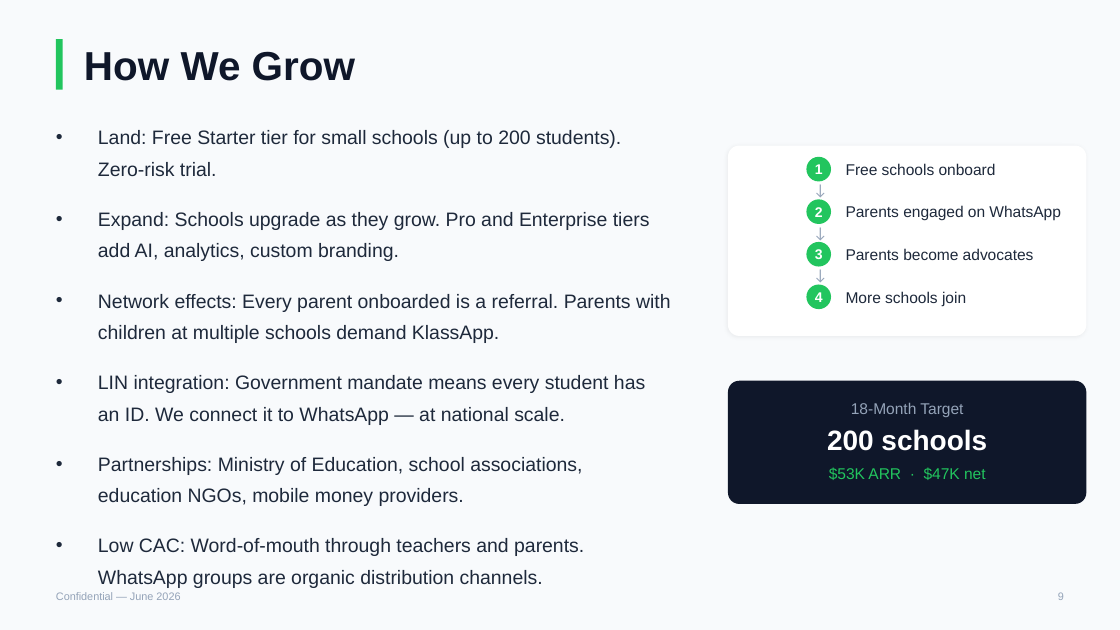
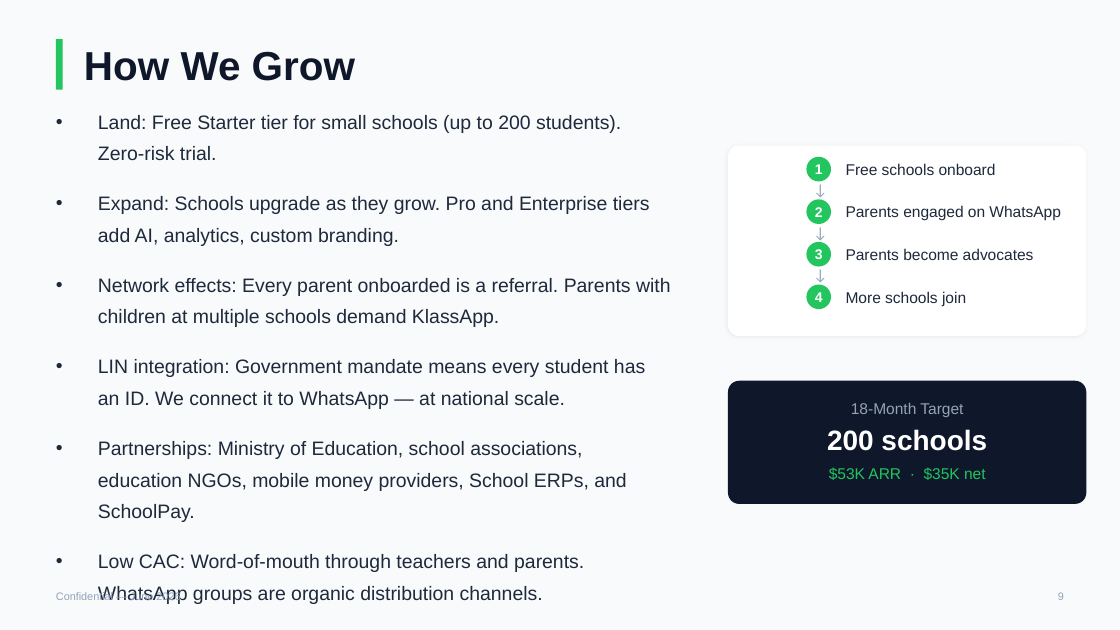
Before and after one commit to KlassApp-Foundation/KlassApp, a slide deck: slide 9 of docs/KlassApp_Pitch_Deck.pptx. Drawn at 1120x630 pixels with LibreOffice and Linux fonts; fonts in the diff are those of the drawing. Boxes give left, top, right and bottom in pixels: in the first picture for what was removed or moved away, otherwise in the second. Text is boxed around its words. In the diff, an @@ line names an element or a change of style, - is before the commit and + after.

```diff
--- a/docs/KlassApp_Pitch_Deck.pptx
+++ b/docs/KlassApp_Pitch_Deck.pptx
@@ text at bbox=[98, 441, 626, 522]: text changed @@
-• Partnerships: Ministry of Education, school associations, education NGOs, mobile money providers.
+• Partnerships: Ministry of Education, school associations, education NGOs, mobile money providers, School ERPs, and SchoolPay.
@@ text at bbox=[829, 467, 986, 480]: text changed @@
-$53K ARR · $47K net
+$53K ARR · $35K net
```
Also in this commit, not shown: 5 other slides changed, 5 other files.
